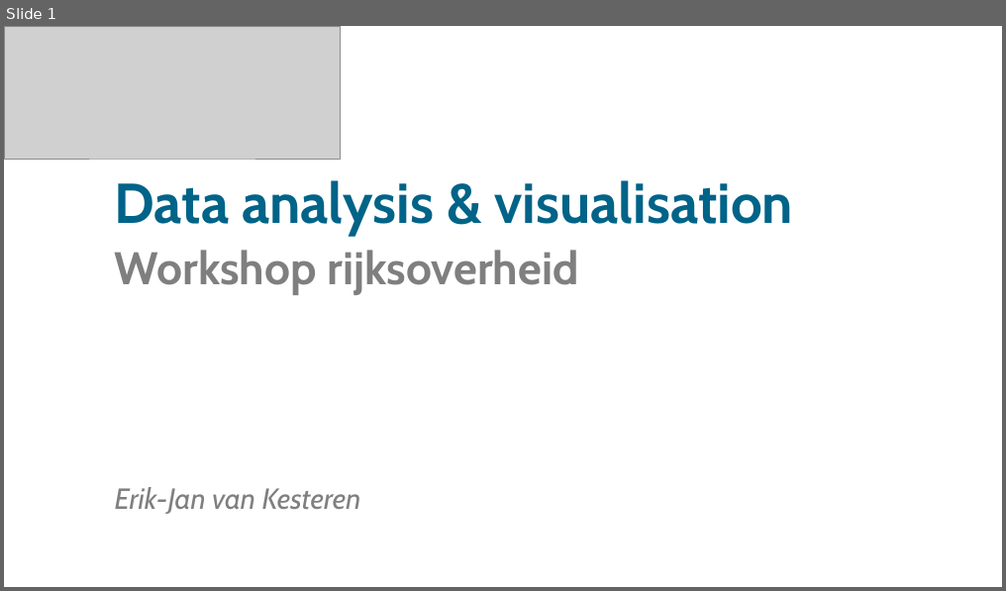
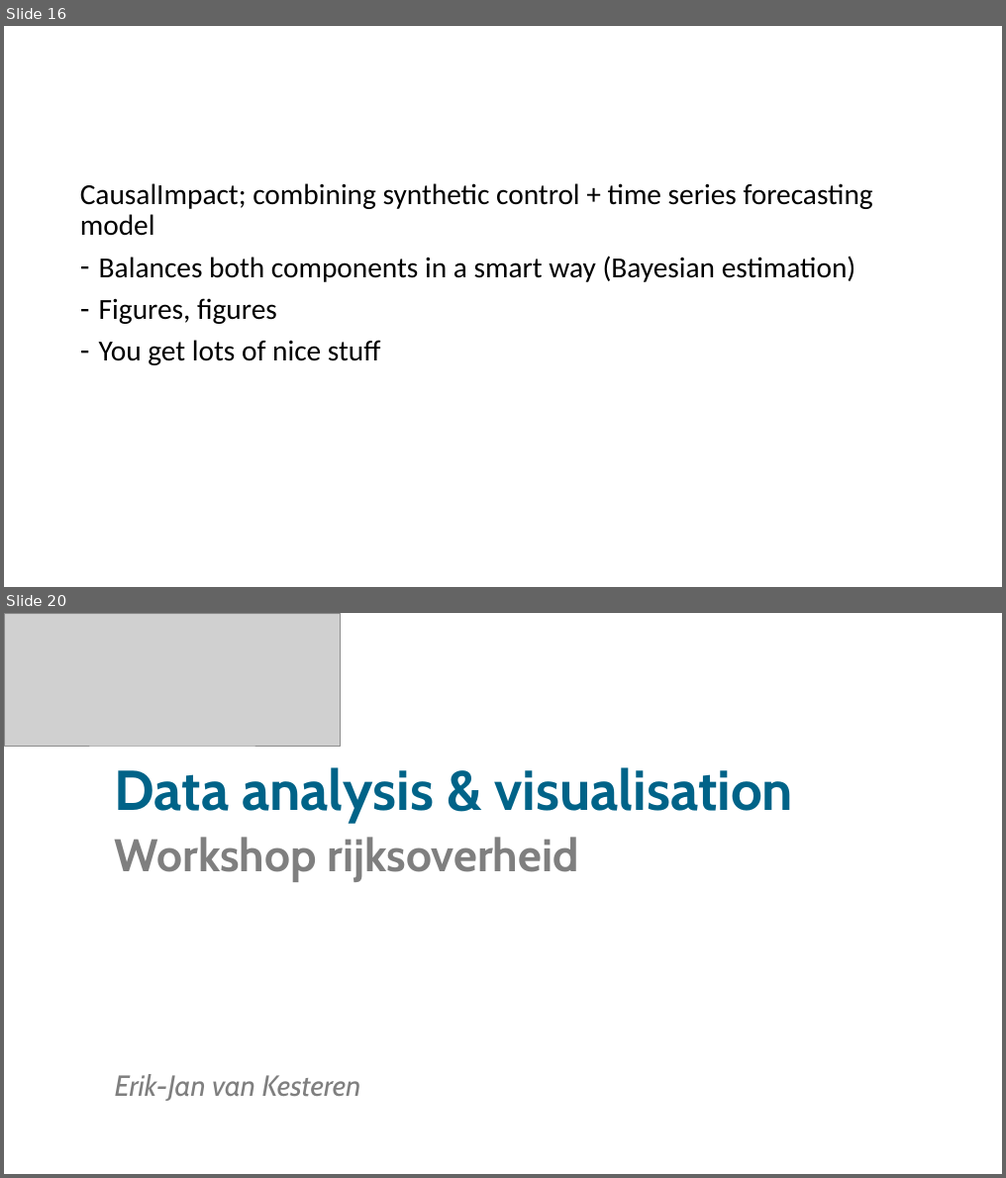
Before and after one commit to sodascience/workshop_causal_impact_assessment, a slide deck: lectures/04_causal_impact/causal_impact.pptx. Shown one above the other, each under a label of ours: slide 1 before the commit, slides 16 and 20 after it; the slides between them are not shown. The pictures are 1006x591 and 1006x1178 pixels, drawn with LibreOffice and Linux fonts; fonts in the diff are those of the drawing; grey boxes stand for pictures. Boxes give left, top, right and bottom in pixels: in the first picture for what was removed or moved away, otherwise in the second. Text is boxed around its words. In the diff, an @@ line names an element or a change of style, - is before the commit and + after.

```diff
--- a/lectures/04_causal_impact/causal_impact.pptx
+++ b/lectures/04_causal_impact/causal_impact.pptx
@@ slide 16 added at <box>4,26,1002,587</box>, background #FFFFFF @@
@@ text added at <box>80,183,873,366</box>, 28 pt, text #000000 @@
+CausalImpact; combining synthetic control + time series forecasting model
+– Balances both components in a smart way (Bayesian estimation)
+– Figures, figures
+– You get lots of nice stuff
@@ what was slide 1 is now slide 20 @@
```
Also in this commit, not shown: 1 slide changed, 17 other slides added, 1 slide removed, 3 other files.
